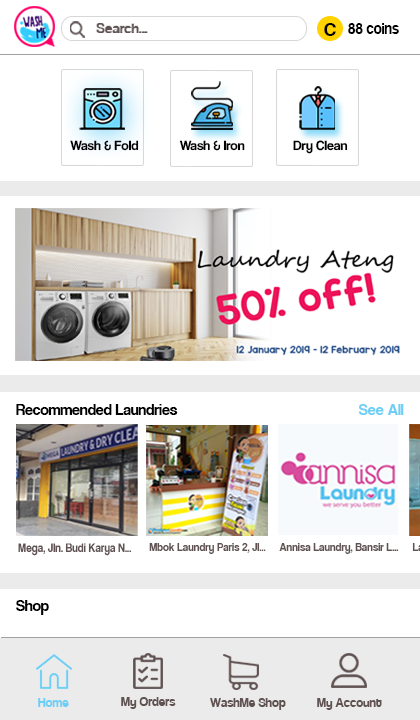
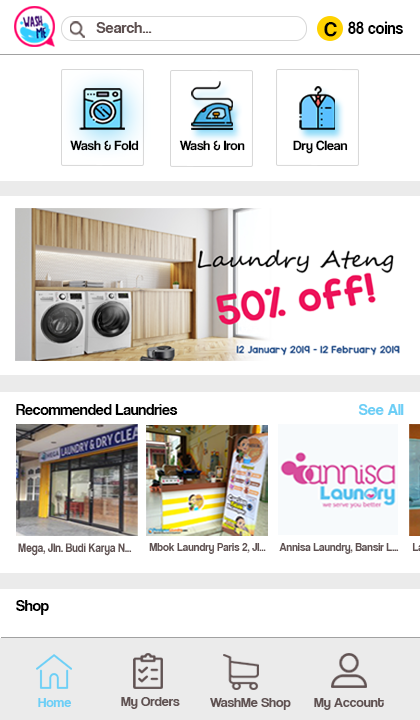
Comparing the layer stacks of the two (420, 720) images. Changes:
painted on "My Account" over [314, 698, 384, 710]
painted on "WashMe Shop" over [210, 698, 291, 710]
painted on "My Orders" over [121, 697, 180, 709]
painted on "Home" over [38, 698, 72, 707]
painted on "Search..." over [96, 22, 152, 33]
painted on "88 coins" over [348, 21, 403, 34]
painted on "C" over [324, 22, 337, 37]
